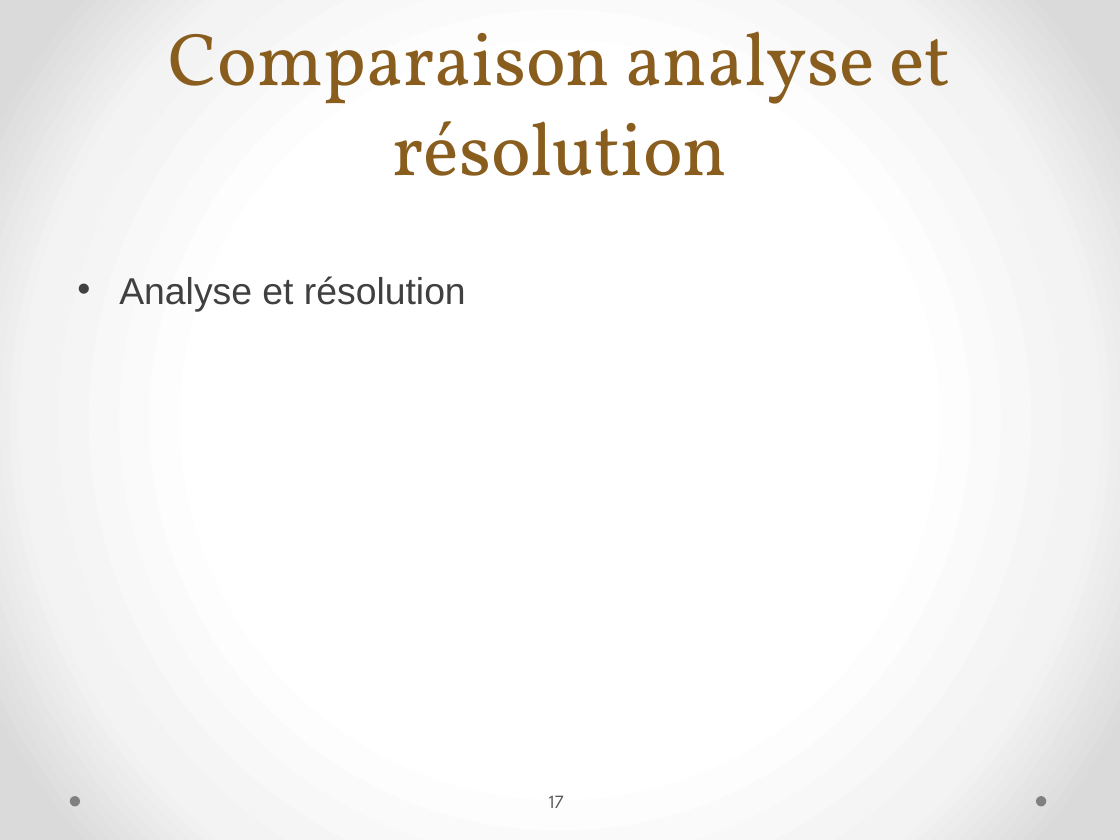
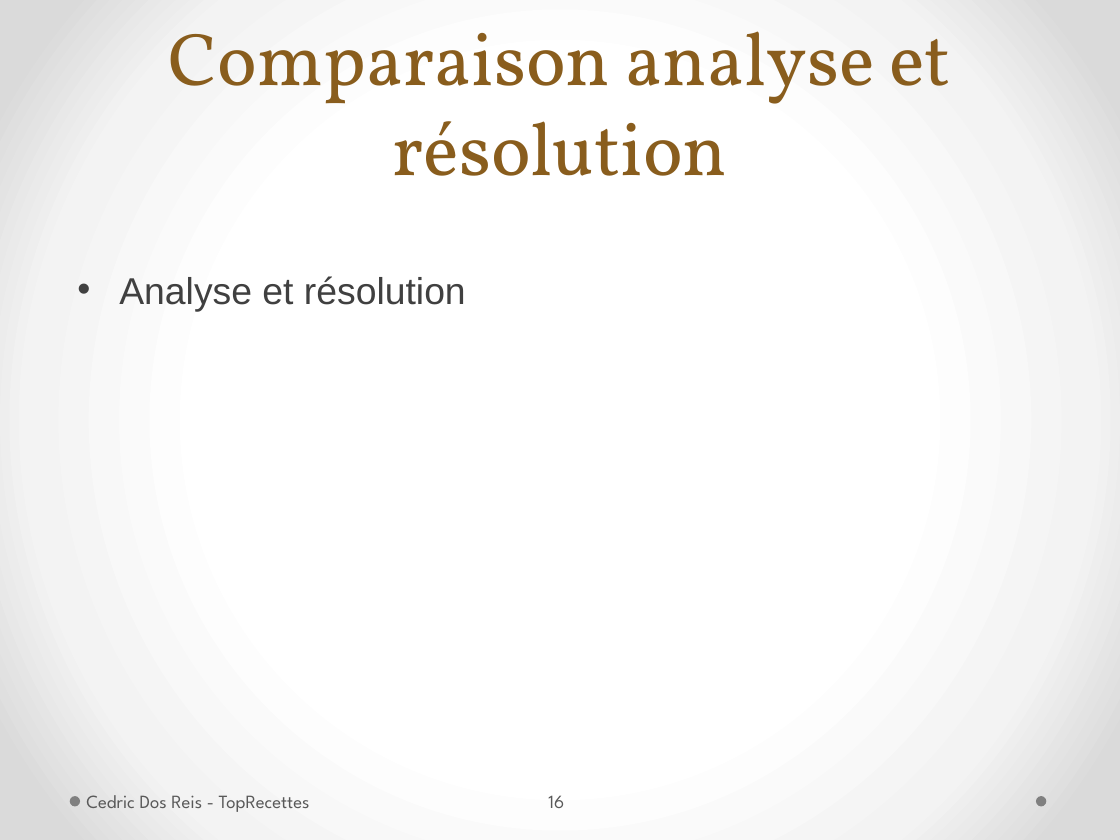
Before and after one commit to MrBeelzeBob/TopRecettes, a slide deck: slide 16 of Rendu final/PrésentationTPI2015_TopRecette.pptx (slide 17 before the commit). Drawn at 1120x840 pixels with LibreOffice and Linux fonts; fonts in the diff are those of the drawing. Boxes give left, top, right and bottom in pixels: in the first picture for what was removed or moved away, otherwise in the second. Text is boxed around its words. In the diff, an @@ line names an element or a change of style, - is before the commit and + after.

```diff
--- a/Rendu final/PrésentationTPI2015_TopRecette.pptx
+++ b/Rendu final/PrésentationTPI2015_TopRecette.pptx
@@ text added at <box>86,795,310,812</box>, 12 pt, text #595959 @@
+Cedric Dos Reis - TopRecettes
@@ page number at <box>548,795,564,808</box>: text changed @@
-17
+16
```
Also in this commit, not shown: 15 other slides changed, 1 slide added, 2 slides removed.
